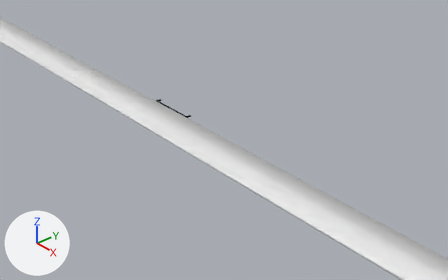
An edit to the Blender file simplecoursefloor.blend, drawn before and after from the same camera.
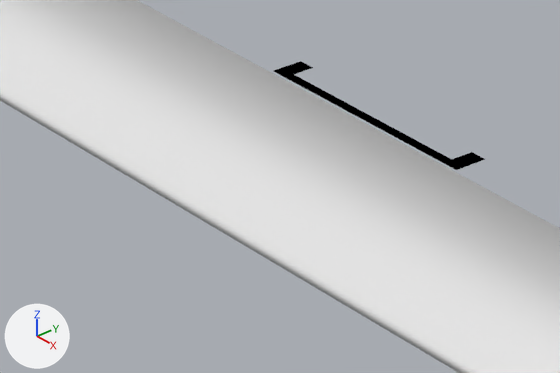
The first picture shows the older version from a 50 mm camera at (0.569, -0.387, 0.315) aimed at (0.084, 0.037, -0.033). The close-ups show both versions on the part from 24% to 46% of the width and 32% to 55% of the height of that picture. Every picture has the same lights, and +X, +Y and +Z are marked at lower left.

In view in the first close-up: 'course', 'floor', 'walls'.
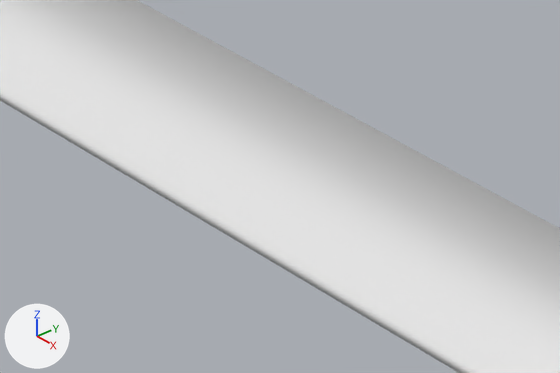
Changed parts and their boxes (x1, y1, x2, y2) in the close-ups (560 x 373 px):
'floor', deleted (black): before (285, 74, 452, 163)
'walls', deleted (black): before (274, 61, 485, 170)

The edits, one by one:
Object 'floor' (ob_floor) is deleted.
Object 'walls' (ob_walls) is deleted.
